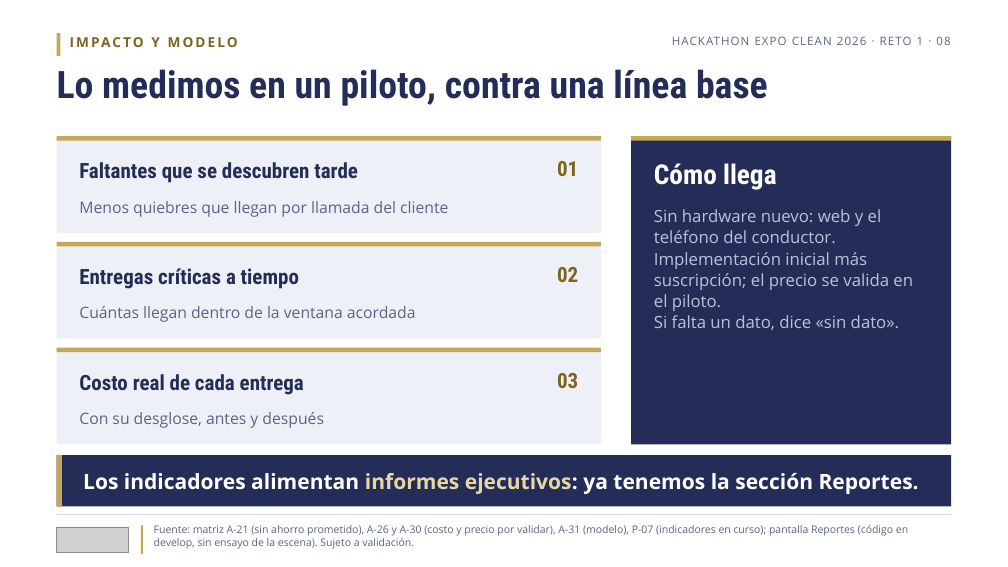
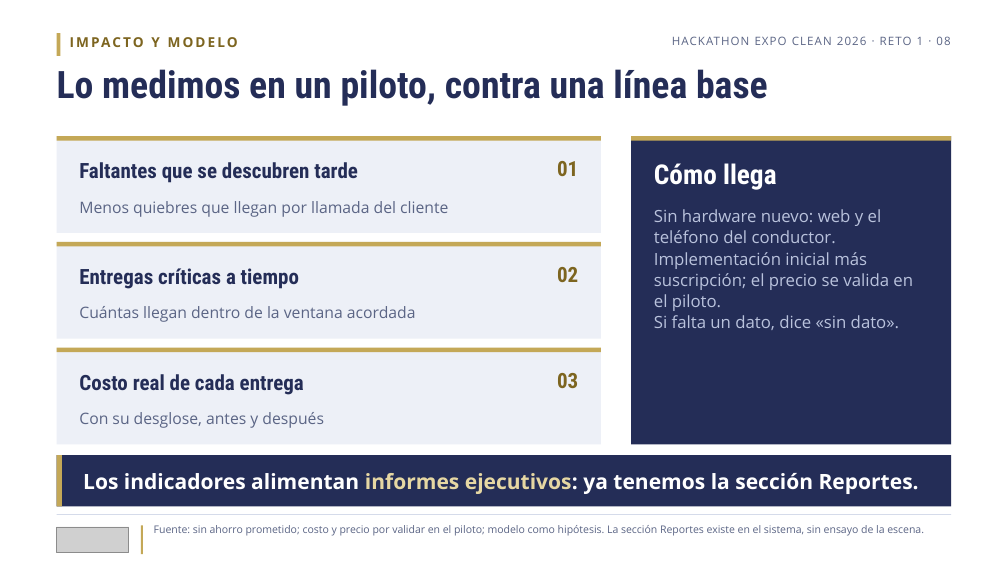
Before and after one commit to bryancito1090/istpetdev-platform, a slide deck: slide 8 of docs/boveda/Entregable/7-Pitch.pptx. Drawn at 1008x567 pixels with LibreOffice and Linux fonts; fonts in the diff are those of the drawing; grey boxes stand for pictures. Boxes give left, top, right and bottom in pixels: in the first picture for what was removed or moved away, otherwise in the second. Text is boxed around its words. In the diff, an @@ line names an element or a change of style, - is before the commit and + after.

```diff
--- a/docs/boveda/Entregable/7-Pitch.pptx
+++ b/docs/boveda/Entregable/7-Pitch.pptx
@@ text at [154, 525, 924, 536]: text changed @@
-Fuente: matriz A-21 (sin ahorro prometido), A-26 y A-30 (costo y precio por validar), A-31 (modelo), P-07 (indicadores en curso); pantalla Reportes (código en develop, sin ensayo de la escena). Sujeto a validación.
+Fuente: sin ahorro prometido; costo y precio por validar en el piloto; modelo como hipótesis. La sección Reportes existe en el sistema, sin ensayo de la escena.
```
Also in this commit, not shown: 6 other slides changed, 37 other files.
